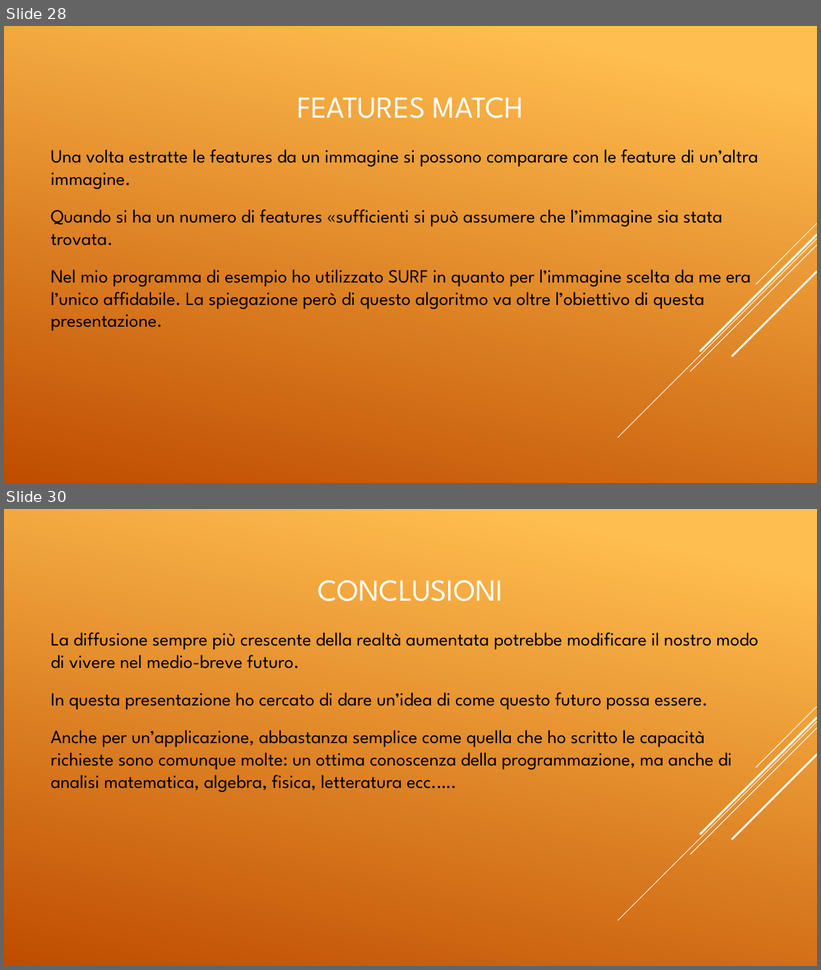
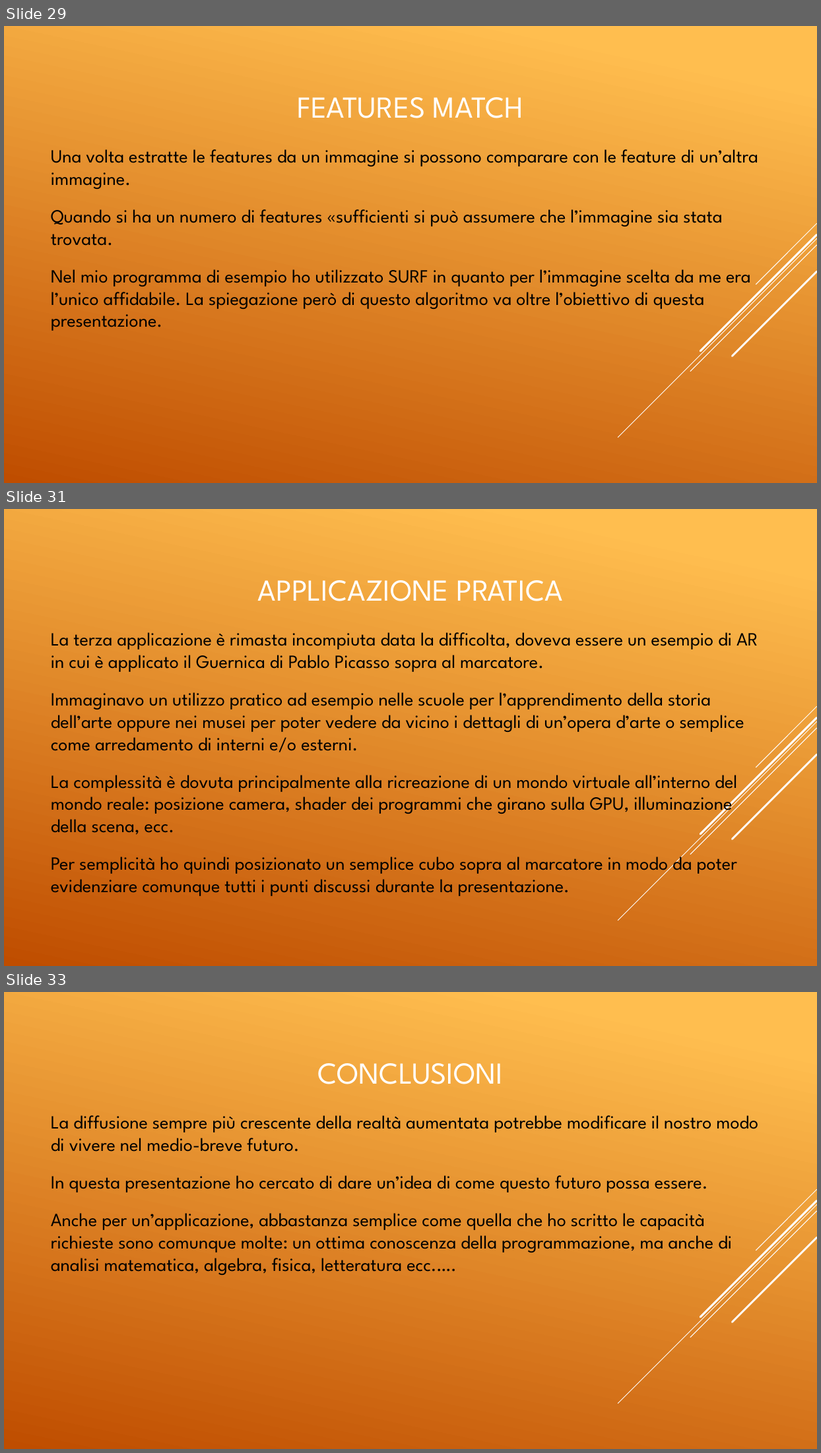
Before and after one commit to elvisdukaj/presentazione, a slide deck: presentazione/Tesina Elvis.pptx. Shown one above the other, each under a label of ours: slides 28 and 30 before the commit, slides 29, 31 and 33 after it; the slides between them are not shown. The pictures are 821x970 and 821x1453 pixels, drawn with LibreOffice and Linux fonts; fonts in the diff are those of the drawing. Boxes give left, top, right and bottom in pixels: in the first picture for what was removed or moved away, otherwise in the second. Text is boxed around its words. In the diff, an @@ line names an element or a change of style, - is before the commit and + after.

Commit message:
versione finale della tesina

```diff
--- a/presentazione/Tesina Elvis.pptx
+++ b/presentazione/Tesina Elvis.pptx
@@ slide 31 added at box(4, 509, 817, 966), background gradient #FFBF50 to #C04D00; not listed: 5 template elements that a slide beside it also shows @@
@@ title added at box(258, 580, 562, 601), 36 pt, text #FFFFFF @@
+APPLICAZIONE PRATICA
@@ text added at box(51, 632, 758, 896), 22 pt, text #000000 @@
+La terza applicazione è rimasta incompiuta data la difficolta, doveva essere un esempio di AR in cui è applicato il Guernica di Pablo Picasso sopra al marcatore.
+Immaginavo un utilizzo pratico ad esempio nelle scuole per l’apprendimento della storia dell’arte oppure nei musei per poter vedere da vicino i dettagli di un’opera d’arte o semplice come arredamento di interni e/o esterni.
+La complessità è dovuta principalmente alla ricreazione di un mondo virtuale all’interno del mondo reale: posizione camera, shader dei programmi che girano sulla GPU, illuminazione della scena, ecc.
+Per semplicità ho quindi posizionato un semplice cubo sopra al marcatore in modo da poter evidenziare comunque tutti i punti discussi durante la presentazione.
@@ what was slide 28 is now slide 29 @@
@@ what was slide 30 is now slide 33 @@
```
Also in this commit, not shown: 3 slides changed, 3 other slides added, 6 other files.
